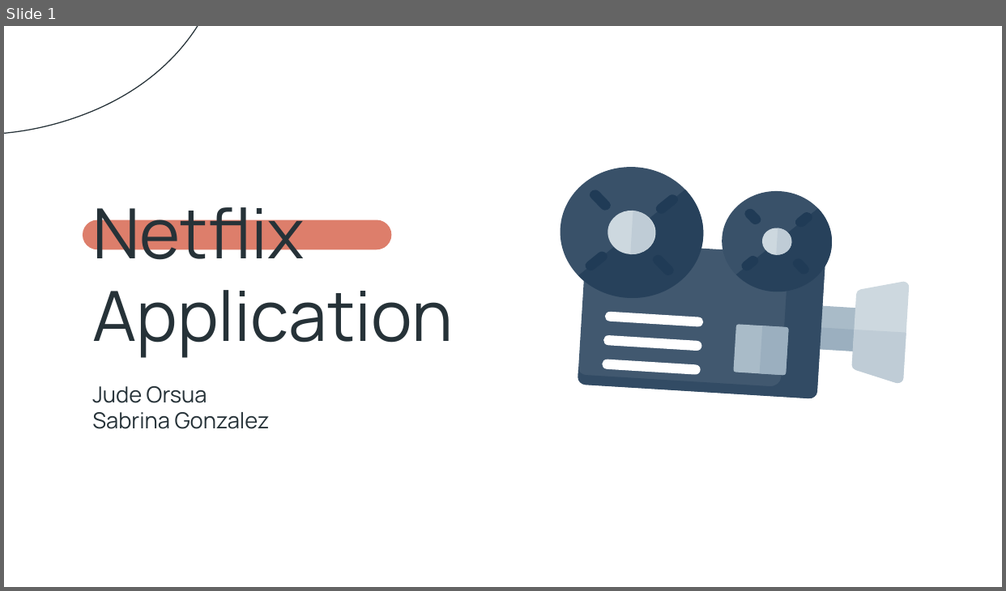
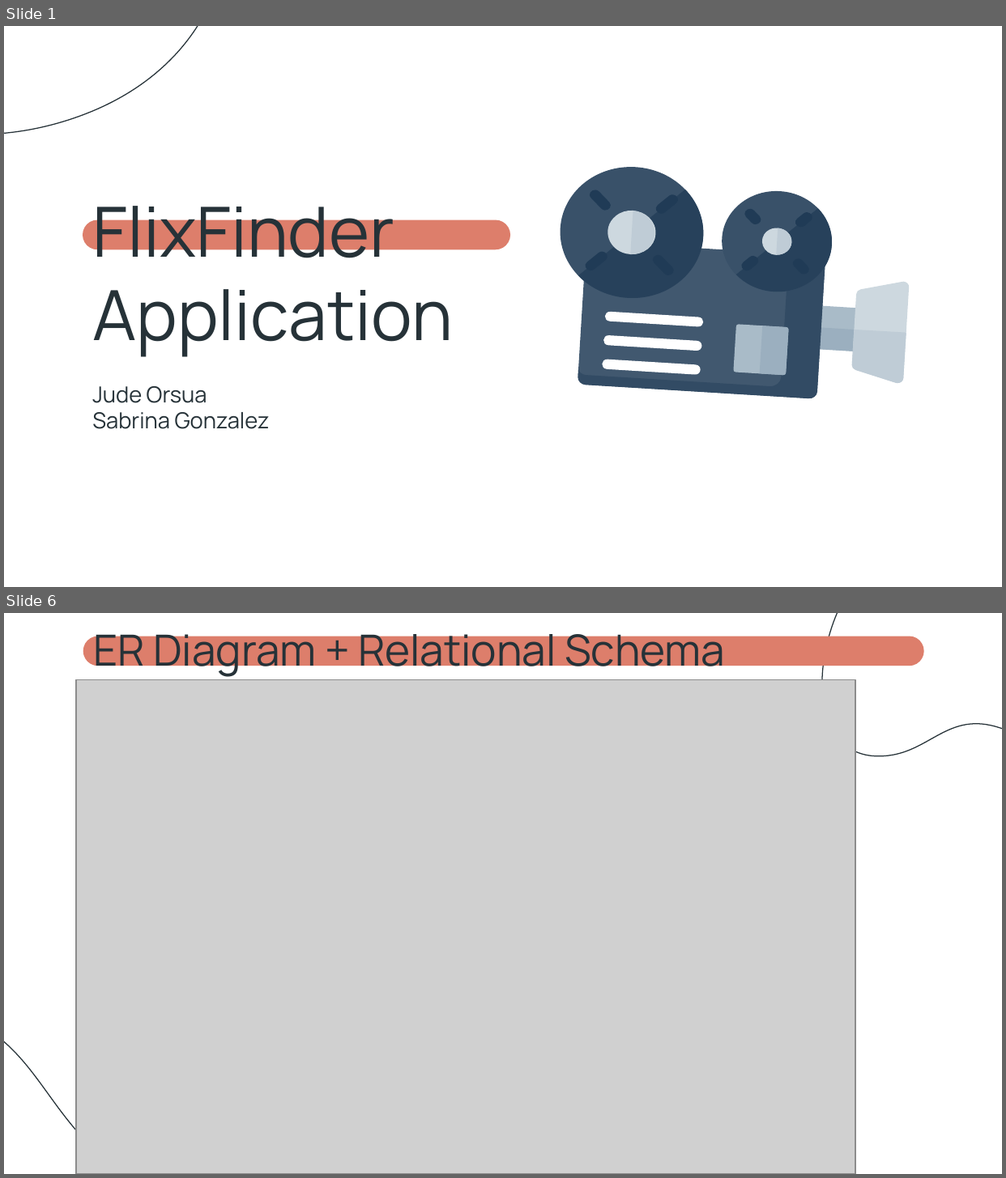
Before and after one commit to SabrinaGonz/DatabaseSystems-Project, a slide deck: CSE 111_ Phase 1 Presentation.pptx. Shown one above the other, each under a label of ours: slide 1 before the commit, slides 1 and 6 after it; the slides between them are not shown. The pictures are 1006x591 and 1006x1178 pixels, drawn with LibreOffice and Linux fonts; fonts in the diff are those of the drawing; grey boxes stand for pictures. Boxes give left, top, right and bottom in pixels: in the first picture for what was removed or moved away, otherwise in the second. Text is boxed around its words. In the diff, an @@ line names an element or a change of style, - is before the commit and + after.

```diff
--- a/CSE 111_ Phase 1 Presentation.pptx
+++ b/CSE 111_ Phase 1 Presentation.pptx
@@ slide 6 added at [4,613,1002,1174], background #FFFFFF @@
@@ rounded rectangle added at [83,636,924,666], fill #DD7E6B @@
@@ title added at [93,626,725,677], 31 pt, text #263238 @@
+ER Diagram + Relational Schema
@@ freeform shape added at [776,613,1002,879], outline #263238 0.75 pt @@
@@ picture added at [76,680,855,1174] @@
@@ freeform shape added at [4,911,272,1174], outline #263238 0.75 pt @@
@@ slide 1 changed as well @@
@@ rounded rectangle: place and size @@
-rounded rectangle at [83,220,392,250]
+rounded rectangle at [83,220,511,250]
@@ title at [92,206,453,357]: text changed @@
-Netflix Application
+FlixFinder Application
```
Also in this commit, not shown: 1 other slide changed, 4 other slides added, 3 slides removed.
